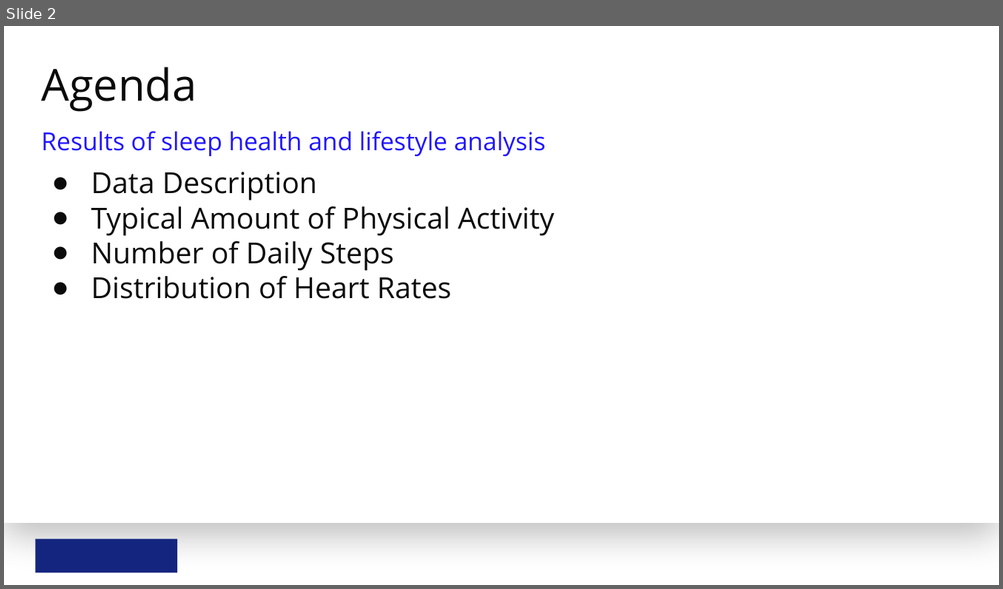
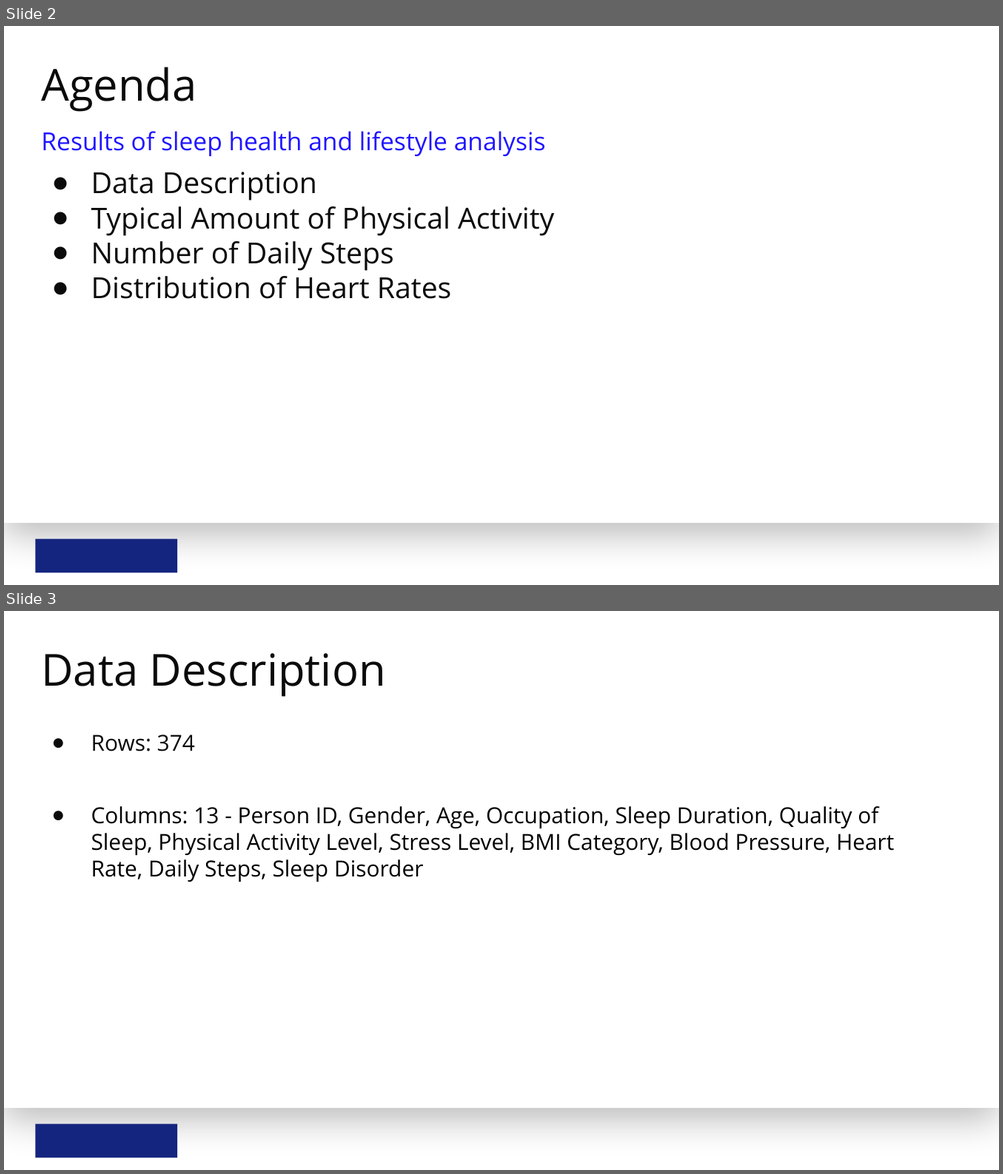
Before and after one commit to kinant/ud-stats-nd, a slide deck: PR01 - Describe Health and Sleep Quality Data/analyze-sleep-health-and-lifestyle.pptx. Shown one above the other, each under a label of ours: slide 2 before the commit, slides 2 and 3 after it. The pictures are 1003x589 and 1003x1174 pixels, drawn with LibreOffice and Linux fonts; fonts in the diff are those of the drawing; background and template pictures are left out. Boxes give left, top, right and bottom in pixels: in the first picture for what was removed or moved away, otherwise in the second. Text is boxed around its words. In the diff, an @@ line names an element or a change of style, - is before the commit and + after.

```diff
--- a/PR01 - Describe Health and Sleep Quality Data/analyze-sleep-health-and-lifestyle.pptx
+++ b/PR01 - Describe Health and Sleep Quality Data/analyze-sleep-health-and-lifestyle.pptx
@@ slide 3 added at (x1=4, y1=611, x2=999, y2=1170), background #FFFFFF; not listed: 2 template elements that a slide beside it also shows @@
@@ title added at (x1=41, y1=653, x2=386, y2=697), 64 pt, text #0B0B0B @@
+Data Description
@@ text added at (x1=91, y1=735, x2=893, y2=883), 32 pt, text #000000 @@
+● Rows: 374
+● Columns: 13 - Person ID, Gender, Age, Occupation, Sleep Duration, Quality of Sleep, Physical Activity Level, Stress Level, BMI Category, Blood Pressure, Heart Rate, Daily Steps, Sleep Disorder
```
Also in this commit, not shown: 4 slides changed, 1 other slide added, 1 slide removed, 3 other files.
